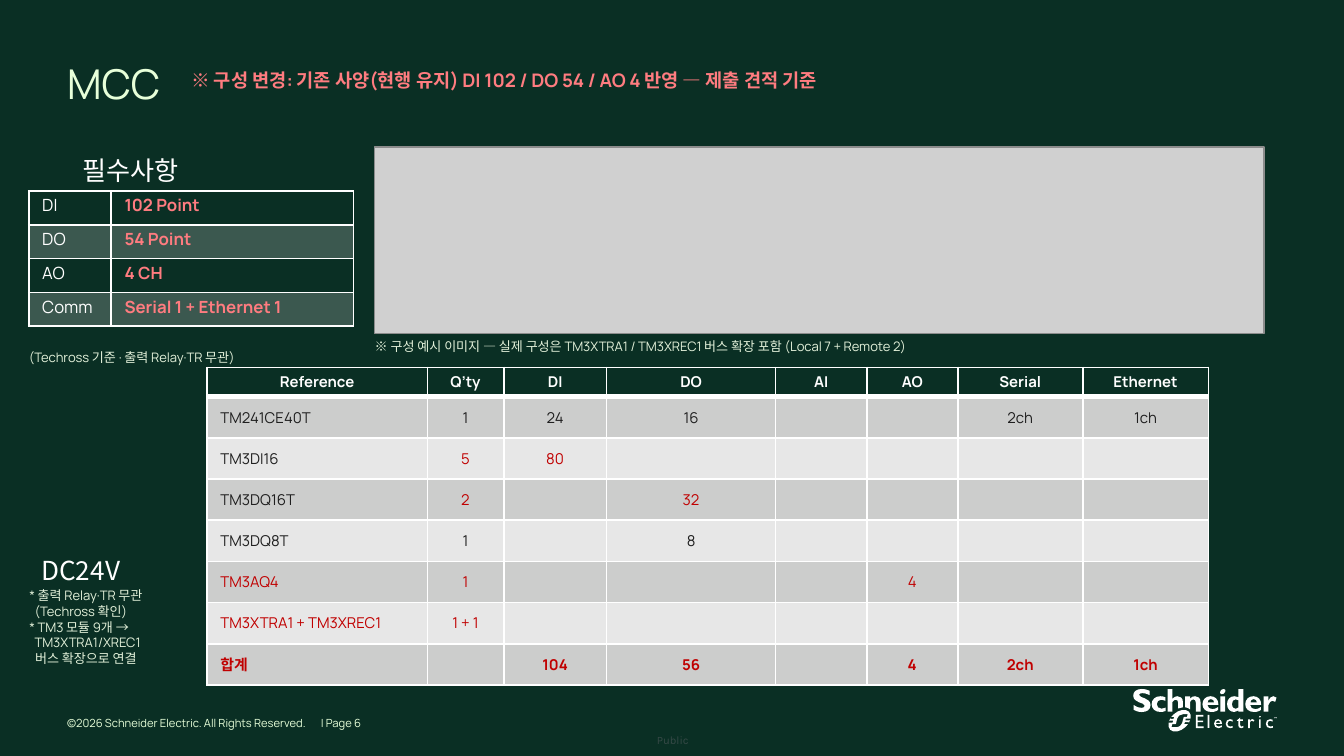
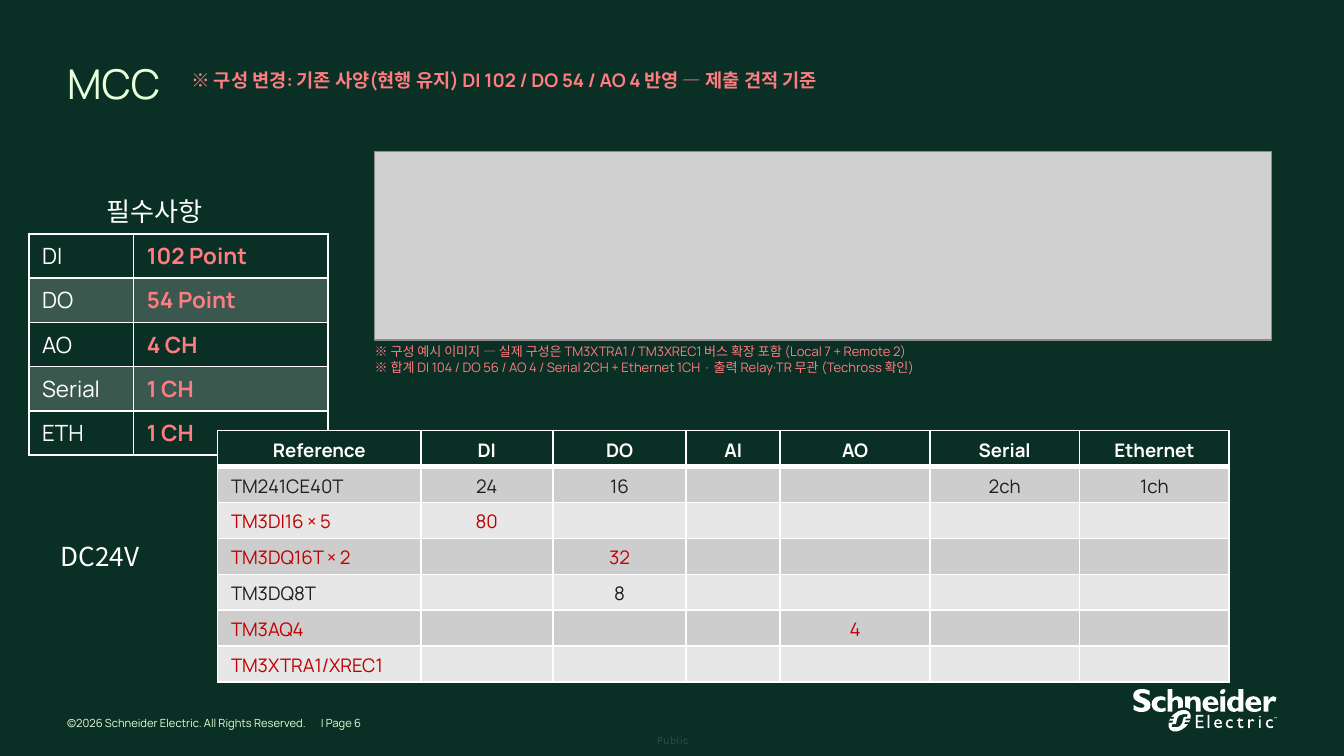
Before and after one commit to bmk3037/New-Project, a slide deck: slide 6 of 최종_제출본/PLC_Configuration_for_Techross_261006_수정.pptx. Drawn at 1344x756 pixels with LibreOffice and Linux fonts; fonts in the diff are those of the drawing; grey boxes stand for pictures; background and template pictures are left out. Boxes give left, top, right and bottom in pixels: in the first picture for what was removed or moved away, otherwise in the second. Text is boxed around its words. In the diff, an @@ line names an element or a change of style, - is before the commit and + after.

```diff
--- a/최종_제출본/PLC_Configuration_for_Techross_261006_수정.pptx
+++ b/최종_제출본/PLC_Configuration_for_Techross_261006_수정.pptx
@@ picture: place and size @@
-picture at bbox=[375, 146, 1265, 333]
+picture at bbox=[375, 152, 1271, 340]
@@ text "필수사항": place and size @@
-text "필수사항" at bbox=[82, 158, 178, 182]
+text "필수사항" at bbox=[107, 199, 203, 223]
@@ table at bbox=[28, 234, 328, 446] @@
-row 4: Comm | Serial 1 + Ethernet 1
+row 4: Serial | 1 CH
+row 5: ETH | 1 CH
@@ table: place and size @@
-table at bbox=[28, 191, 352, 327]
+table at bbox=[28, 234, 328, 446]
@@ text removed at bbox=[29, 351, 234, 365] @@
-(Techross 기준 · 출력 Relay·TR 무관)
@@ text at bbox=[391, 345, 906, 358]: text colour #E2F0D9 to #FF7C80 in "※ 구성 예시 이미지 — 실제 구성은 ..." @@
@@ text at bbox=[391, 361, 914, 375]: paragraph added @@
+※ 합계 DI 104 / DO 56 / AO 4 / Serial 2CH + Ethernet 1CH · 출력 Relay·TR 무관 (Techross 확인)
@@ table at bbox=[218, 430, 1227, 681] @@
-Reference | Q’ty | DI | DO | AI | AO | Serial | Ethernet
-TM241CE40T | 1 | 24 | 16 |  |  | 2ch | 1ch
-TM3DI16 | 5 | 80 |  |  |  |  | 
-TM3DQ16T | 2 |  | 32 |  |  |  | 
-TM3DQ8T | 1 |  | 8 |  |  |  | 
-TM3AQ4 | 1 |  |  |  | 4 |  | 
-TM3XTRA1 + TM3XREC1 | 1 + 1 |  |  |  |  |  | 
-합계 |  | 104 | 56 |  | 4 | 2ch | 1ch
+Reference | DI | DO | AI | AO | Serial | Ethernet
+TM241CE40T | 24 | 16 |  |  | 2ch | 1ch
+TM3DI16 × 5 | 80 |  |  |  |  | 
+TM3DQ16T × 2 |  | 32 |  |  |  | 
+TM3DQ8T |  | 8 |  |  |  | 
+TM3AQ4 |  |  |  | 4 |  | 
+TM3XTRA1/XREC1 |  |  |  |  |  | 
@@ table: place and size @@
-table at bbox=[207, 367, 1211, 676]
+table at bbox=[218, 430, 1227, 681]
@@ text "DC24V": place and size @@
-text "DC24V" at bbox=[41, 560, 120, 581]
+text "DC24V" at bbox=[60, 546, 139, 567]
@@ text removed at bbox=[35, 589, 142, 664] @@
-* 출력 Relay·TR 무관
-(Techross 확인)
-* TM3 모듈 9개 →
-TM3XTRA1/XREC1
-버스 확장으로 연결
```
